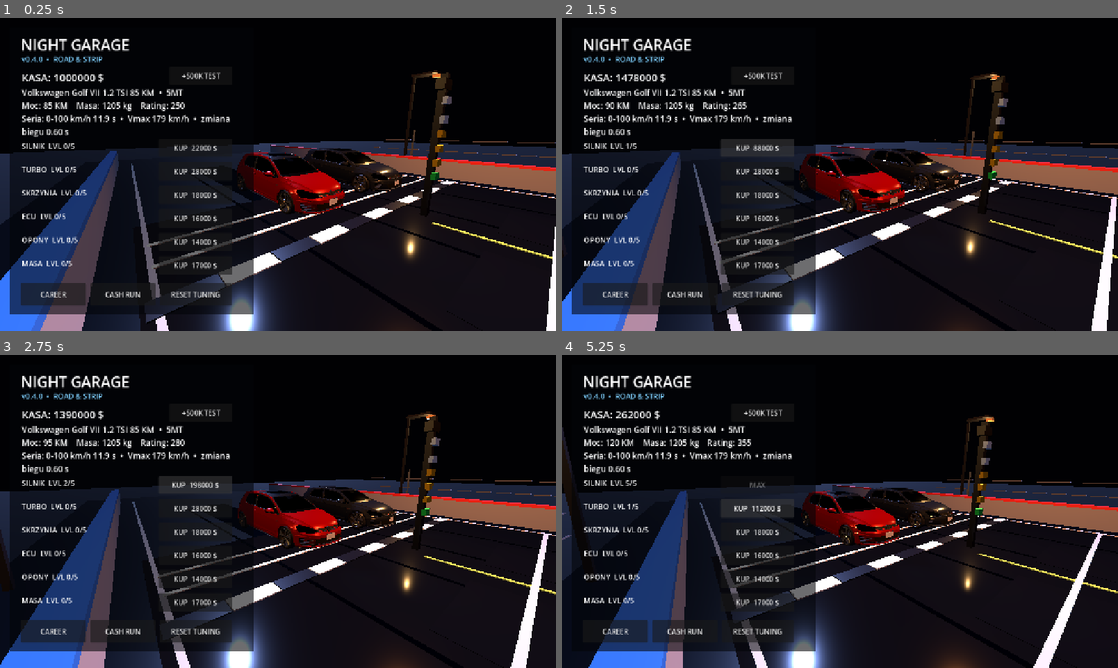
Above: before the commit, frames 1-4 (two rows, left to right).
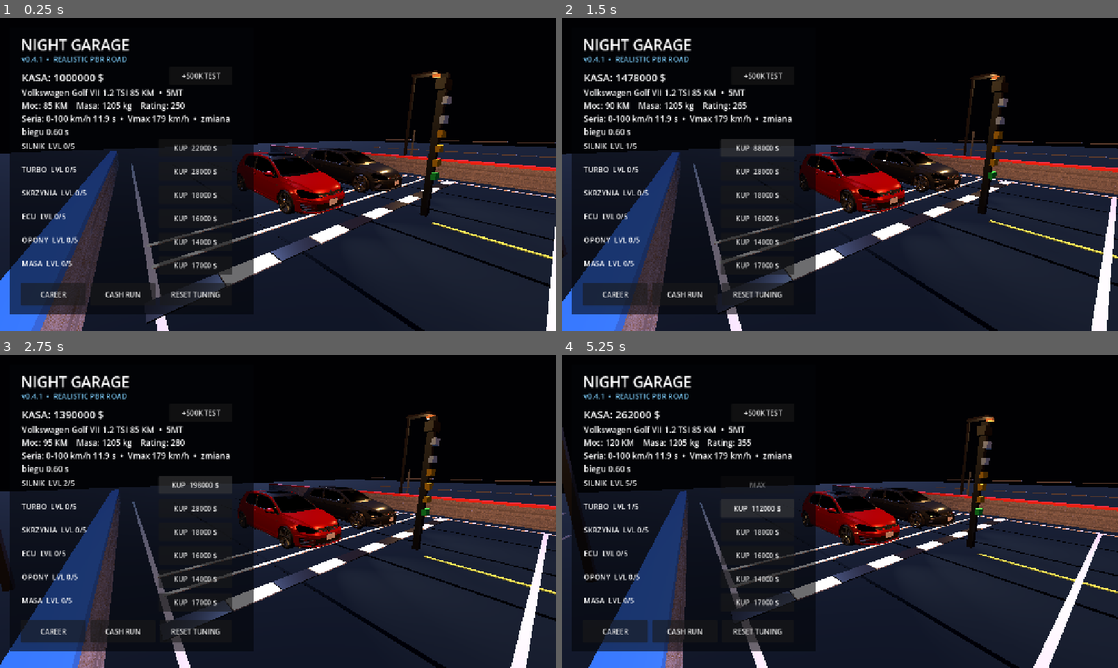
Above: after the commit, the same moments.

Repository: Damianson03/NightGarage
Game: Godot game, scene res://main.tscn
Same seed, same stepped clock (60 frames per second), same inputs: the game is played once before the commit and once after it.
Inputs:
- Up to frame 1 (0.25 s): no input
- Up to frame 2 (1.5 s): click "+500K TEST" at 0.5 s; click "KUP 22000 $" at 1.25 s
- Up to frame 3 (2.75 s): click "KUP 88000 $" at 2 s
- Up to frame 4 (5.25 s): click "KUP 198000 $" at 2.75 s; click "KUP 352000 $" at 3.5 s; click "KUP 550000 $" at 4.25 s; click "KUP 28000 $" at 5 s

The runs differ from the first frame. In frame 1, 19% of the frame differs, in the area x 0-100%, y 12-100%; in frame 2, 18%; in frame 3, 18%; in frame 4, 19%.

Commit message:
Add realistic PBR road materials v0.4.1 [skip ci]

Diff:
--- a/game/scripts/game_state.gd
+++ b/game/scripts/game_state.gd
@@ -1,6 +1,6 @@
 extends RefCounted
 
-const GAME_VERSION := "v0.4.0"
+const GAME_VERSION := "v0.4.1"
 const SAVE_PATH := "user://night_garage_save.cfg"
 
 # Volkswagen Golf VII 1.2 TSI 85 PS / 5MT baseline.
--- a/game/scripts/main.gd
+++ b/game/scripts/main.gd
@@ -57,6 +57,7 @@
 var finish_camera_transform: Transform3D = Transform3D.IDENTITY
 var finish_camera_locked := false
 var camera_gap_shift_z: float = 0.0
+var material_cache: Dictionary = {}
 
 
 func _ready() -> void:
@@ -129,119 +130,129 @@
 
 
 func _build_drag_strip_environment() -> void:
-    # Base terrain around the strip.
+    var shoulder_material := _get_cached_pbr_material(
+        "road_shoulder",
+        "res://assets/pbr/road/asphalt_albedo.png",
+        "res://assets/pbr/road/asphalt_normal.png",
+        "res://assets/pbr/road/asphalt_roughness.png",
+        Vector3(18.0, 1.0, 175.0),
+        Color(0.68, 0.69, 0.72),
+        0.02,
+        0.94
+    )
+    var road_material := _get_cached_pbr_material(
+        "road_main",
+        "res://assets/pbr/road/asphalt_albedo.png",
+        "res://assets/pbr/road/asphalt_normal.png",
+        "res://assets/pbr/road/asphalt_roughness.png",
+        Vector3(10.0, 1.0, 145.0),
+        Color(0.94, 0.94, 0.97),
+        0.02,
+        0.86
+    )
+    var lane_material := _get_cached_pbr_material(
+        "road_lane_gloss",
+        "res://assets/pbr/road/asphalt_wet_albedo.png",
+        "res://assets/pbr/road/asphalt_normal.png",
+        "res://assets/pbr/road/asphalt_wet_roughness.png",
+        Vector3(4.0, 1.0, 120.0),
+        Color(0.95, 0.95, 1.0),
+        0.04,
+        0.42
+    )
+    var launch_material := _get_cached_pbr_material(
+        "road_launch_box",
+        "res://assets/pbr/road/asphalt_wet_albedo.png",
+        "res://assets/pbr/road/asphalt_normal.png",
+        "res://assets/pbr/road/asphalt_wet_roughness.png",
+        Vector3(3.0, 1.0, 18.0),
+        Color(0.98, 0.98, 1.0),
+        0.04,
+        0.36
+    )
+    var concrete_material := _get_cached_pbr_material(
+        "track_concrete",
+        "res://assets/pbr/road/concrete_albedo.png",
+        "res://assets/pbr/road/concrete_normal.png",
+        "res://assets/pbr/road/concrete_roughness.png",
+        Vector3(8.0, 1.0, 150.0),
+        Color(0.95, 0.95, 0.98),
+        0.0,
+        0.88
+    )
+
+    # Dark foundation around the whole scene.
     _add_box(
-        Vector3(0.0, -0.46, -250.0),
-        Vector3(92.0, 0.90, 560.0),
-        Color(0.022, 0.026, 0.035),
-        0.12,
-        0.96
-    )
-
-    # Wide roadside aprons.
-    _add_box(
-        Vector3(-14.6, -0.12, -245.0),
-        Vector3(16.0, 0.20, 520.0),
-        Color(0.050, 0.052, 0.060),
-        0.14,
-        0.72
-    )
-    _add_box(
-        Vector3(14.6, -0.12, -245.0),
-        Vector3(16.0, 0.20, 520.0),
-        Color(0.050, 0.052, 0.060),
-        0.14,
-        0.72
-    )
-
-    # Main drag strip and shoulders.
-    _add_box(
-        Vector3(0.0, -0.09, -245.0),
-        Vector3(16.8, 0.18, 520.0),
-        Color(0.055, 0.058, 0.072),
-        0.24,
-        0.30
-    )
-    _add_box(
-        Vector3(0.0, -0.03, -245.0),
-        Vector3(12.5, 0.05, 518.0),
-        Color(0.038, 0.042, 0.050),
-        0.20,
-        0.16
-    )
-
-    # Slightly glossier racing lanes, inspired by polished/wet CSR-like roads.
+        Vector3(0.0, -0.50, -250.0),
+        Vector3(92.0, 1.0, 560.0),
+        Color(0.018, 0.020, 0.026),
+        0.10,
+        0.98
+    )
+
+    # Asphalt shoulders and main strip.
+    _add_plane(Vector3(0.0, -0.035, -245.0), Vector2(32.0, 520.0), shoulder_material)
+    _add_plane(Vector3(0.0, -0.018, -245.0), Vector2(16.8, 520.0), road_material)
+    _add_plane(Vector3(0.0, -0.010, -245.0), Vector2(12.6, 518.0), road_material)
+
+    # Polished drag lanes / groove areas.
     for lane_x in [-1.70, 1.70]:
-        _add_box(
-            Vector3(lane_x, -0.004, -220.0),
-            Vector3(2.0, 0.012, 455.0),
-            Color(0.072, 0.076, 0.090),
-            0.42,
-            0.06
-        )
-        _add_box(
-            Vector3(lane_x, 0.004, -38.0),
-            Vector3(2.2, 0.012, 66.0),
-            Color(0.085, 0.088, 0.100),
-            0.48,
-            0.04
-        )
-
-    # Outer white lines.
+        _add_plane(Vector3(lane_x, -0.006, -222.0), Vector2(2.30, 456.0), lane_material)
+        _add_plane(Vector3(lane_x, -0.004, -36.0), Vector2(2.55, 68.0), launch_material)
+        _add_plane(Vector3(lane_x, -0.003, -182.0), Vector2(1.60, 160.0), lane_material)
+
+    # Damp edge sheen near the outer walls.
+    _add_plane(Vector3(-4.95, -0.008, -245.0), Vector2(1.00, 510.0), lane_material)
+    _add_plane(Vector3(4.95, -0.008, -245.0), Vector2(1.00, 510.0), lane_material)
+
+    # Launch pad / burnout texture variation.
+    _add_plane(Vector3(0.0, -0.002, -18.0), Vector2(11.6, 34.0), launch_material)
+
+    # Track lines.
     _add_box(
         Vector3(-5.65, 0.014, -245.0),
         Vector3(0.10, 0.018, 515.0),
-        Color(0.92, 0.93, 0.96),
+        Color(0.93, 0.94, 0.96),
         0.0,
-        0.48
+        0.46
     )
     _add_box(
         Vector3(5.65, 0.014, -245.0),
         Vector3(0.10, 0.018, 515.0),
-        Color(0.92, 0.93, 0.96),
+        Color(0.93, 0.94, 0.96),
         0.0,
-        0.48
-    )
-
-    # Center dashed lane divider.
+        0.46
+    )
+
     for z in range(6, 408, 12):
         _add_box(
             Vector3(0.0, 0.014, -float(z)),
             Vector3(0.09, 0.018, 4.0),
-            Color(0.96, 0.85, 0.28),
+            Color(0.96, 0.84, 0.26),
             0.0,
             0.42
         )
 
-    # Rubber seams and lane reference lines.
-    for seam_x in [-3.20, -0.95, 0.95, 3.20]:
+    # Tar seams and fine joints.
+    for seam_x in [-3.35, -1.08, 1.08, 3.35]:
         _add_box(
-            Vector3(seam_x, 0.003, -220.0),
-            Vector3(0.10, 0.010, 455.0),
-            Color(0.030, 0.030, 0.036),
-            0.10,
-            0.10
+            Vector3(seam_x, -0.001, -225.0),
+            Vector3(0.08, 0.010, 470.0),
+            Color(0.022, 0.022, 0.028),
+            0.0,
+            0.18
         )
 
-    # Start area and burnout box.
-    _add_box(
-        Vector3(0.0, -0.006, -22.0),
-        Vector3(11.7, 0.018, 44.0),
-        Color(0.066, 0.070, 0.080),
-        0.28,
-        0.10
-    )
     _add_checkered_band(-2.90, 11.6, 0.34)
     _add_checkered_band(-402.34, 11.6, 0.44)
 
-    # Staging and launch helper lines.
     _add_box(Vector3(0.0, 0.020, -1.15), Vector3(11.3, 0.015, 0.10), Color(1.0, 1.0, 1.0), 0.0, 0.30)
     _add_box(Vector3(0.0, 0.020, -1.95), Vector3(11.3, 0.015, 0.10), Color(1.0, 1.0, 1.0), 0.0, 0.30)
     _add_box(Vector3(0.0, 0.020, -5.80), Vector3(11.4, 0.015, 0.10), Color(0.90, 0.90, 0.92), 0.0, 0.35)
 
     _add_start_tree(0.0, -3.80)
     _add_finish_gantry(-402.34)
-    _build_trackside_barriers()
+    _build_trackside_barriers(concrete_material)
     _build_trackside_fences()
     _build_trackside_props()
 
@@ -305,15 +316,13 @@
         )
 
 
-func _build_trackside_barriers() -> void:
+func _build_trackside_barriers(concrete_material: Material) -> void:
     for side in [-1.0, 1.0]:
         var x: float = side * 6.55
-        _add_box(
+        _add_box_material(
             Vector3(x, 0.42, -245.0),
             Vector3(0.36, 0.82, 515.0),
-            Color(0.64, 0.66, 0.70),
-            0.06,
-            0.86
+            concrete_material
         )
         _add_box(
             Vector3(x, 0.86, -245.0),
@@ -432,7 +441,7 @@
     var title := _label("NIGHT GARAGE", Vector2(48, 38), 34)
     garage_panel.add_child(title)
 
-    var version := _label(GameState.GAME_VERSION + "  •  ROAD & STRIP", Vector2(50, 82), 17)
+    var version := _label(GameState.GAME_VERSION + "  •  REALISTIC PBR ROAD", Vector2(50, 82), 17)
     version.modulate = Color(0.50, 0.82, 1.0)
     garage_panel.add_child(version)
 
@@ -1263,6 +1272,63 @@
     add_child(light)
 
 
+func _get_cached_pbr_material(
+    cache_key: String,
+    albedo_path: String,
+    normal_path: String,
+    roughness_path: String,
+    uv_scale: Vector3,
+    tint: Color,
+    metallic: float,
+    roughness_value: float
+) -> StandardMaterial3D:
+    if material_cache.has(cache_key):
+        return material_cache[cache_key] as StandardMaterial3D
+
+    var material := StandardMaterial3D.new()
+    material.albedo_color = tint
+    material.metallic = metallic
+    material.roughness = roughness_value
+    material.uv1_scale = uv_scale
+    material.texture_filter = BaseMaterial3D.TEXTURE_FILTER_LINEAR_WITH_MIPMAPS_ANISOTROPIC
+
+    if ResourceLoader.exists(albedo_path):
+        material.albedo_texture = load(albedo_path)
+    if ResourceLoader.exists(normal_path):
+        material.normal_enabled = true
+        material.normal_texture = load(normal_path)
+        material.normal_scale = 1.15
+    if ResourceLoader.exists(roughness_path):
+        material.roughness_texture = load(roughness_path)
+
+    material_cache[cache_key] = material
+    return material
+
+
+func _add_plane(position_value: Vector3, size_value: Vector2, material: Material) -> MeshInstance3D:
+    var mesh_instance := MeshInstance3D.new()
+    var mesh := PlaneMesh.new()
+    mesh.size = size_value
+    mesh.subdivide_width = 6
+    mesh.subdivide_depth = 6
+    mesh_instance.mesh = mesh
+    mesh_instance.position = position_value
+    mesh_instance.material_override = material
+    add_child(mesh_instance)
+    return mesh_instance
+
+
+func _add_box_material(position_value: Vector3, size_value: Vector3, material: Material) -> MeshInstance3D:
+    var mesh_instance := MeshInstance3D.new()
+    var mesh := BoxMesh.new()
+    mesh.size = size_value
+    mesh_instance.mesh = mesh
+    mesh_instance.position = position_value
+    mesh_instance.material_override = material
+    add_child(mesh_instance)
+    return mesh_instance
+
+
 func _add_box(position_value: Vector3, size_value: Vector3, color: Color, metallic: float, roughness: float) -> MeshInstance3D:
     var mesh_instance := MeshInstance3D.new()
     var mesh := BoxMesh.new()
Binary file added: game/assets/pbr/road/asphalt_albedo.png
Binary file added: game/assets/pbr/road/asphalt_normal.png
Binary file added: game/assets/pbr/road/asphalt_roughness.png
Binary file added: game/assets/pbr/road/asphalt_wet_albedo.png
Binary file added: game/assets/pbr/road/asphalt_wet_roughness.png
Binary file added: game/assets/pbr/road/concrete_albedo.png
Binary file added: game/assets/pbr/road/concrete_normal.png
Binary file added: game/assets/pbr/road/concrete_roughness.png
Not shown, changed: game/export_presets.cfg
